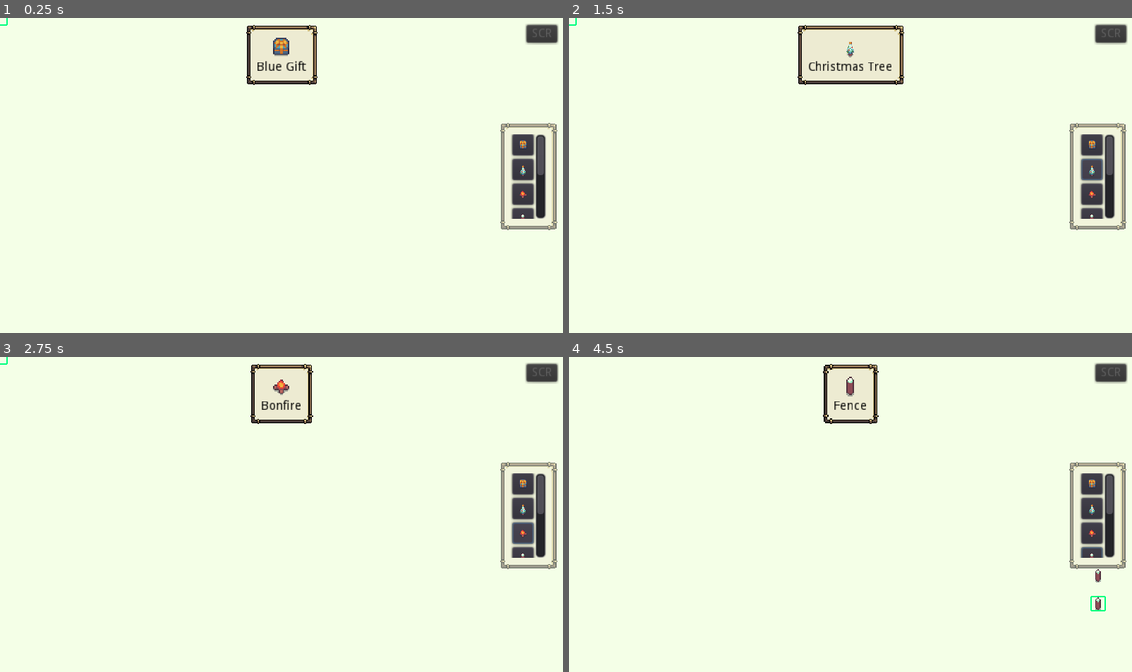
Above: before the commit, frames 1-4 (two rows, left to right).
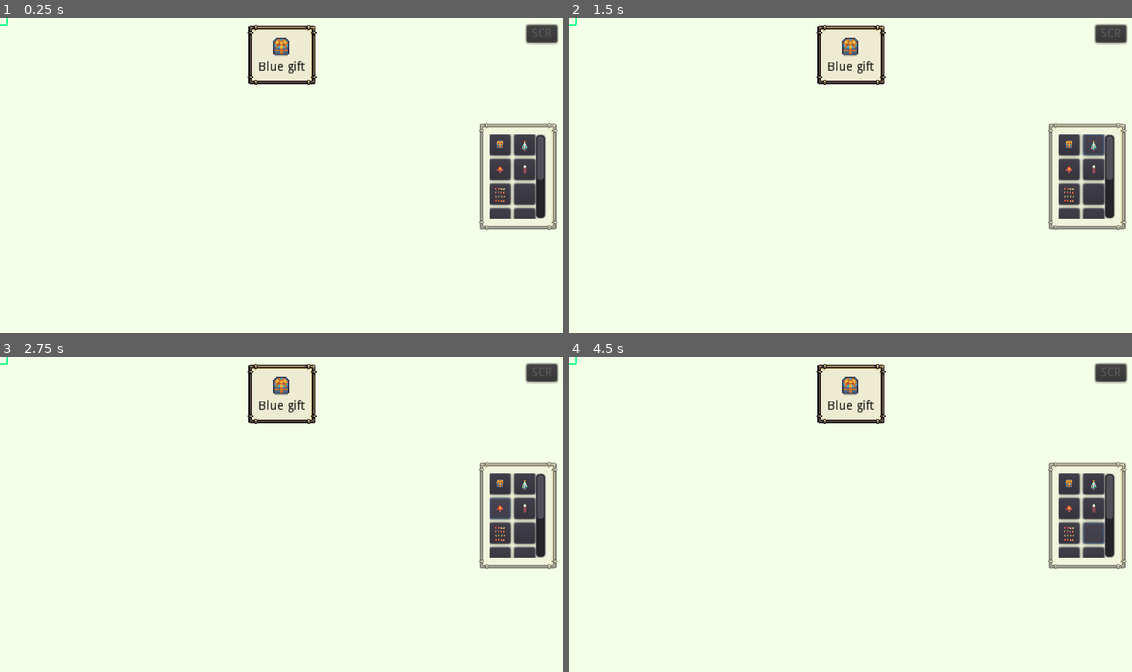
Above: after the commit, the same moments.

Repository: IvessJohn/godot-SantasPresentFactory
Game: Godot game, scene res://source/level/TestLevel.tscn
Two runs of this game, one before a commit and one after it. Both use one fixed random seed, a clock stepped at 60 frames per second and the inputs below.
Inputs (mouse positions are in pixels of both pictures, inside the frame that each line leads up to; where the layout moved, square brackets give the same spot in the first picture):
- Up to frame 1 (0.25 s): no input
- Up to frame 2 (1.5 s): click (1070, 144) [1092, 144] at 0.5 s; click (1092, 144) [1092, 169] at 1.25 s
- Up to frame 3 (2.75 s): click (501, 508) [523, 533] at 2 s
- Up to frame 4 (4.5 s): click (1092, 508) [1092, 558] at 2.75 s; click (1070, 533) [1092, 583] at 3.5 s; click (1092, 533) [1092, 605] at 4.25 s

The runs differ from the first frame. In frame 1, 2.3% of the frame differs, in the area x 43-97%, y 2-68%; in frame 2, 2.9%, in the area x 40-97%, y 2-68%; in frame 3, 2.6%; in frame 4, 2.8%.

Commit message:
Object selection VBox -> Grid
Turned the object selection VBoxContainer into a GridContainer

Diff:
--- a/project.godot
+++ b/project.godot
@@ -59,8 +59,8 @@
 "language": "GDScript",
 "path": "res://source/UI/TileButton.gd"
 }, {
-"base": "VBoxContainer",
-"class": "TileVerticalList",
+"base": "GridContainer",
+"class": "TileGrid",
 "language": "GDScript",
 "path": "res://source/UI/TileVerticalList.gd"
 }, {
@@ -80,7 +80,7 @@
 "SFXPlayerClass": "",
 "StateMachine": "",
 "TileButton": "",
-"TileVerticalList": "",
+"TileGrid": "",
 "WanderingNPC": ""
 }
 
--- a/source/UI/LevelUI.gd
+++ b/source/UI/LevelUI.gd
@@ -10,7 +10,7 @@
 		game_board = get_tree().get_nodes_in_group("GameBoard")[0]
 
 # A tile has been chosen
-func _on_TileVerticalList_tile_chosen(tile_resource):
+func _on_TileGrid_tile_chosen(tile_resource):
 	if is_instance_valid(game_board):
 		game_board._selected_resource = tile_resource
 
--- a/source/UI/LevelUI.tscn
+++ b/source/UI/LevelUI.tscn
@@ -88,7 +88,7 @@
 
 [node name="TileContainer" type="PanelContainer" parent="MarginContainer"]
 self_modulate = Color( 1, 1, 1, 0.52549 )
-margin_left = 567.0
+margin_left = 543.0
 margin_top = 119.0
 margin_right = 632.0
 margin_bottom = 241.0
@@ -106,18 +106,18 @@
 [node name="ScrollContainer" type="ScrollContainer" parent="MarginContainer/TileContainer"]
 margin_left = 12.0
 margin_top = 13.0
-margin_right = 52.0
+margin_right = 76.0
 margin_bottom = 109.0
 rect_min_size = Vector2( 40, 96 )
 scroll_horizontal_enabled = false
 
-[node name="TileVerticalList" type="VBoxContainer" parent="MarginContainer/TileContainer/ScrollContainer" groups=["TileList"]]
-margin_left = 2.0
-margin_right = 26.0
-margin_bottom = 220.0
+[node name="TileGrid" type="GridContainer" parent="MarginContainer/TileContainer/ScrollContainer" groups=["TileList"]]
+margin_right = 52.0
+margin_bottom = 192.0
 size_flags_horizontal = 6
+columns = 2
 script = ExtResource( 5 )
-tile_resources = [ ExtResource( 3 ), ExtResource( 2 ), ExtResource( 6 ), ExtResource( 11 ), ExtResource( 12 ), null, null, null ]
+tile_resources = [ ExtResource( 3 ), ExtResource( 2 ), ExtResource( 6 ), ExtResource( 11 ), ExtResource( 12 ), null, null, null, null, null, null, null, null, null ]
 
 [node name="ScreenshotButton" type="Button" parent="MarginContainer"]
 margin_left = 597.0
@@ -131,6 +131,5 @@
 text = "SCR"
 script = ExtResource( 10 )
 
-[connection signal="tile_chosen" from="MarginContainer/TileContainer/ScrollContainer/TileVerticalList" to="." method="_on_TileVerticalList_tile_chosen"]
-[connection signal="tile_chosen" from="MarginContainer/TileContainer/ScrollContainer/TileVerticalList" to="MarginContainer/SelectedItem" method="_on_TileVerticalList_tile_chosen"]
+[connection signal="tile_chosen" from="MarginContainer/TileContainer/ScrollContainer/TileGrid" to="." method="_on_TileGrid_tile_chosen"]
 [connection signal="pressed" from="MarginContainer/ScreenshotButton" to="MarginContainer/ScreenshotButton" method="_on_pressed"]
--- a/source/UI/TileVerticalList.gd
+++ b/source/UI/TileVerticalList.gd
@@ -1,6 +1,6 @@
 tool
-extends VBoxContainer
-class_name TileVerticalList
+extends GridContainer
+class_name TileGrid
 
 # GameBoard will receive this node's 'tile_chosen' signal to access the chosen tile and be able to
 # place it on the map. Every TileButton will connect its 'tile_chosen' signal to the list's
